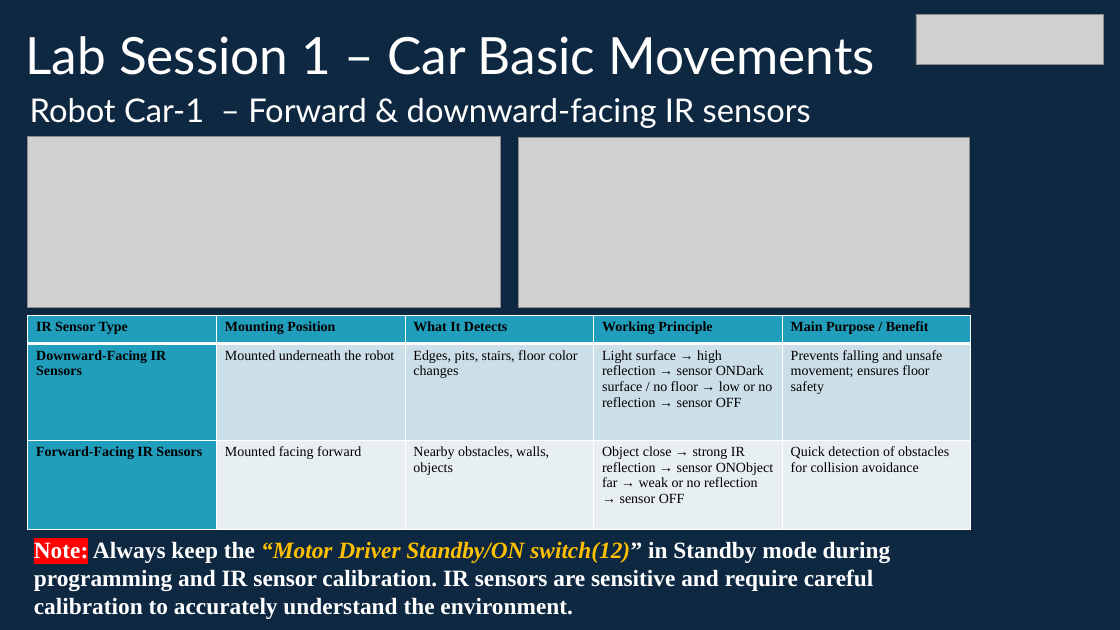
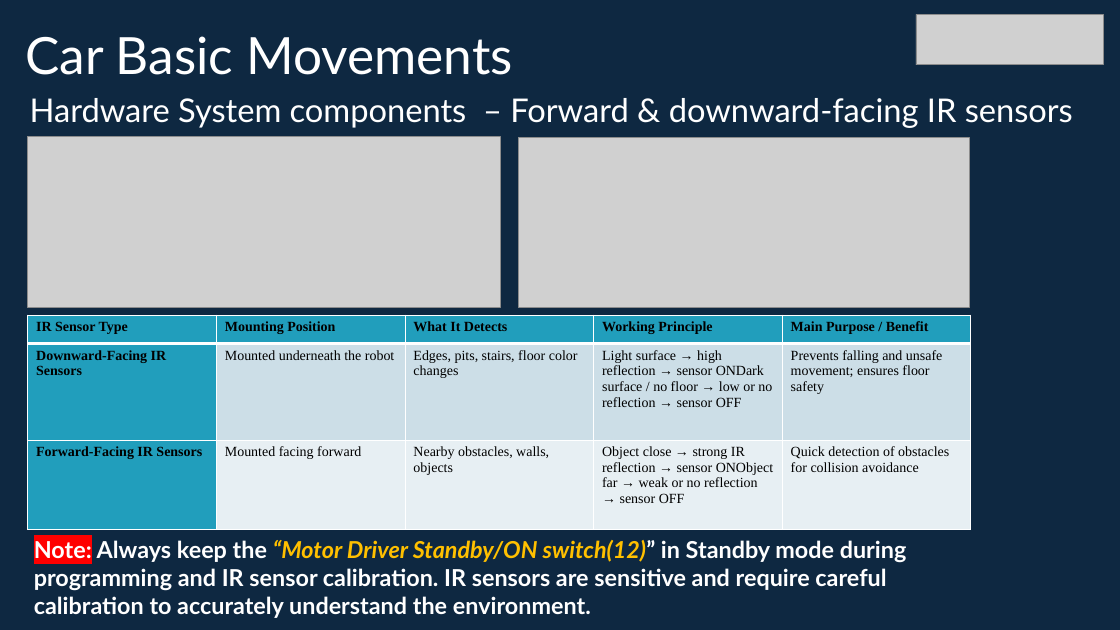
Before and after one commit to info-zas/zas-robotics-car-1-sensors, a slide deck: slide 5 of 01_FoundationProjects/01_Car_Basic_movements/01_Car_Basic_movements.pptx. Drawn at 1120x630 pixels with LibreOffice and Linux fonts; fonts in the diff are those of the drawing; grey boxes stand for pictures. Boxes give left, top, right and bottom in pixels: in the first picture for what was removed or moved away, otherwise in the second. Text is boxed around its words. In the diff, an @@ line names an element or a change of style, - is before the commit and + after.

```diff
--- a/01_FoundationProjects/01_Car_Basic_movements/01_Car_Basic_movements.pptx
+++ b/01_FoundationProjects/01_Car_Basic_movements/01_Car_Basic_movements.pptx
@@ title at bbox=[25, 36, 512, 75]: text changed @@
-Lab Session 1 – Car Basic Movements
+Car Basic Movements
@@ text at bbox=[30, 98, 1073, 128]: text changed @@
-Robot Car-1 – Forward & downward-facing IR sensors
+Hardware System components – Forward & downward-facing IR sensors
@@ text "Note: Always keep the “Motor ..." at bbox=[34, 540, 907, 618]: font Times New Roman to Lato @@
```
Also in this commit, not shown: 14 other slides changed, 1 slide added, 2 slides removed.
